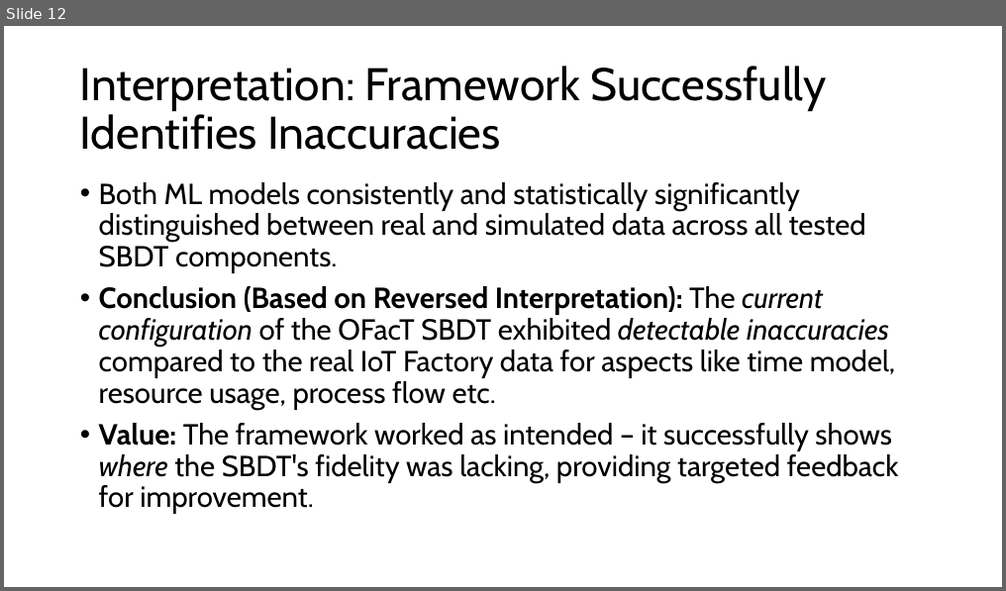
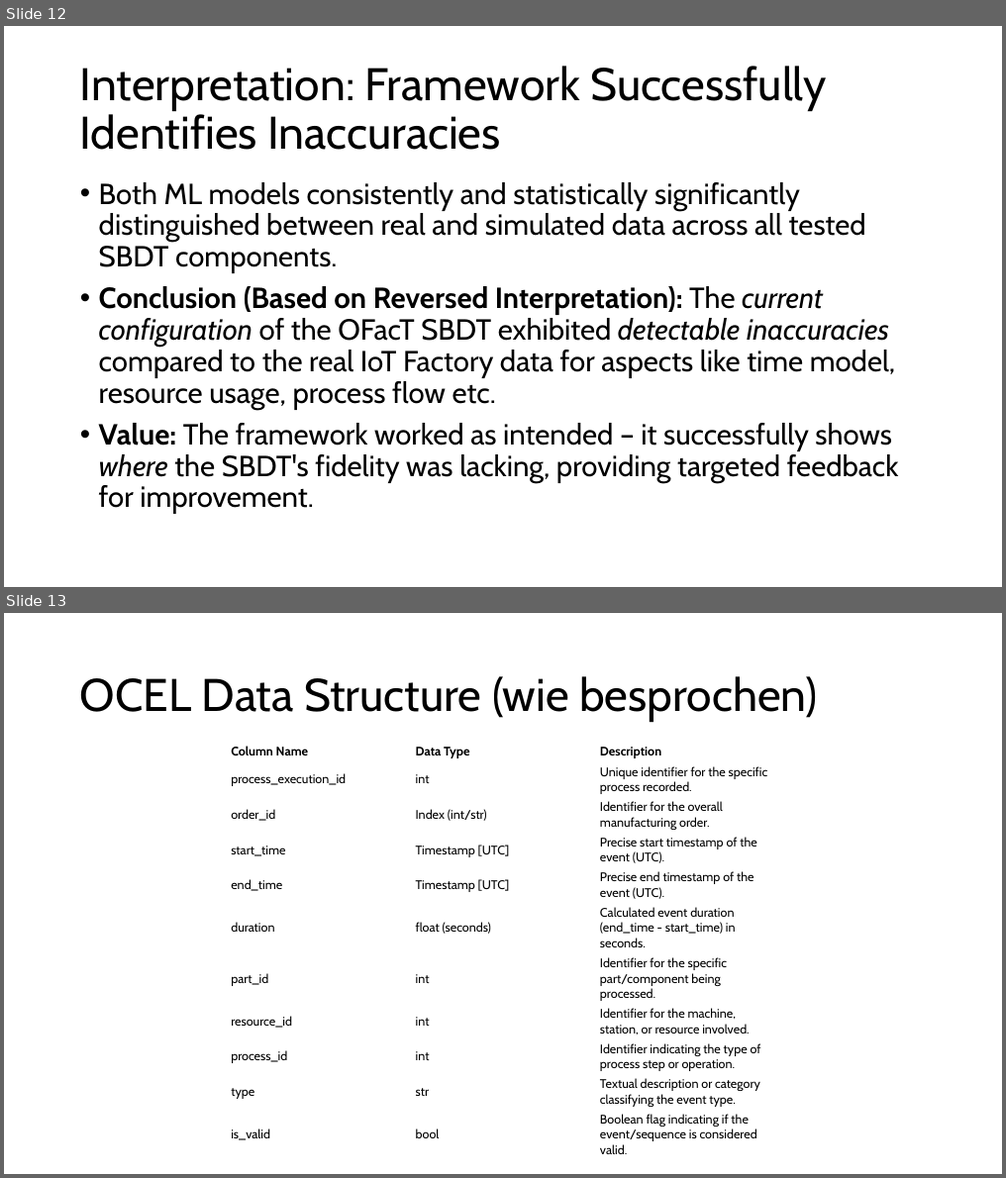
Before and after one commit to fishingpvalues/masterthesis, a slide deck: Zusammenfassung Master Thesis.pptx. Shown one above the other, each under a label of ours: slide 12 before the commit, slides 12 and 13 after it. The pictures are 1006x591 and 1006x1178 pixels, drawn with LibreOffice and Linux fonts; fonts in the diff are those of the drawing. Boxes give left, top, right and bottom in pixels: in the first picture for what was removed or moved away, otherwise in the second. Text is boxed around its words. In the diff, an @@ line names an element or a change of style, - is before the commit and + after.

```diff
--- a/Zusammenfassung Master Thesis.pptx
+++ b/Zusammenfassung Master Thesis.pptx
@@ slide 13 added at (4,613,1002,1174), background #FFFFFF @@
@@ title added at (80,676,817,722), 44 pt, text #000000 @@
+OCEL Data Structure (wie besprochen)
@@ table added at (227,742,781,1158), 11 rows, 3 columns @@
+Column Name | Data Type | Description
+process_execution_id | int | Unique identifier for the specific process recorded.
+order_id | Index (int/str) | Identifier for the overall manufacturing order.
+start_time | Timestamp [UTC] | Precise start timestamp of the event (UTC).
+end_time | Timestamp [UTC] | Precise end timestamp of the event (UTC).
+duration | float (seconds) | Calculated event duration (end_time - start_time) in seconds.
+part_id | int | Identifier for the specific part/component being processed.
+resource_id | int | Identifier for the machine, station, or resource involved.
+process_id | int | Identifier indicating the type of process step or operation.
+type | str | Textual description or category classifying the event type.
+is_valid | bool | Boolean flag indicating if the event/sequence is considered valid.
```
Also in this commit, not shown: 1 slide changed, 1 other slide added, 1 slide removed, 37 other files.
